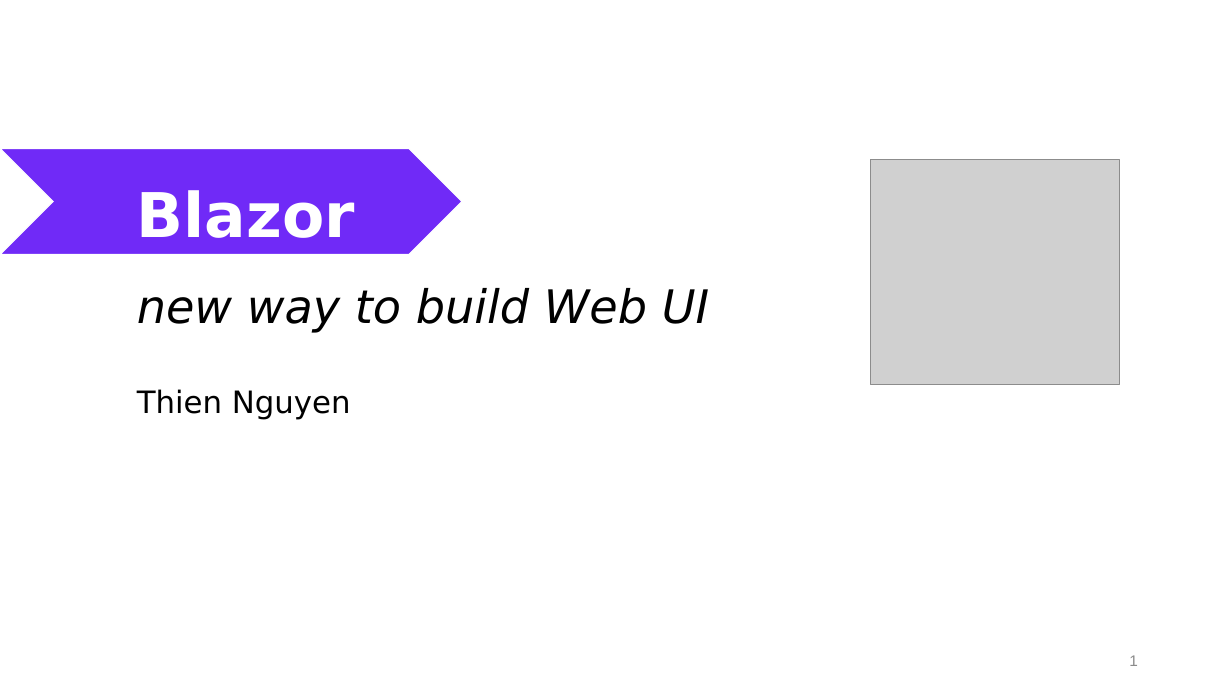
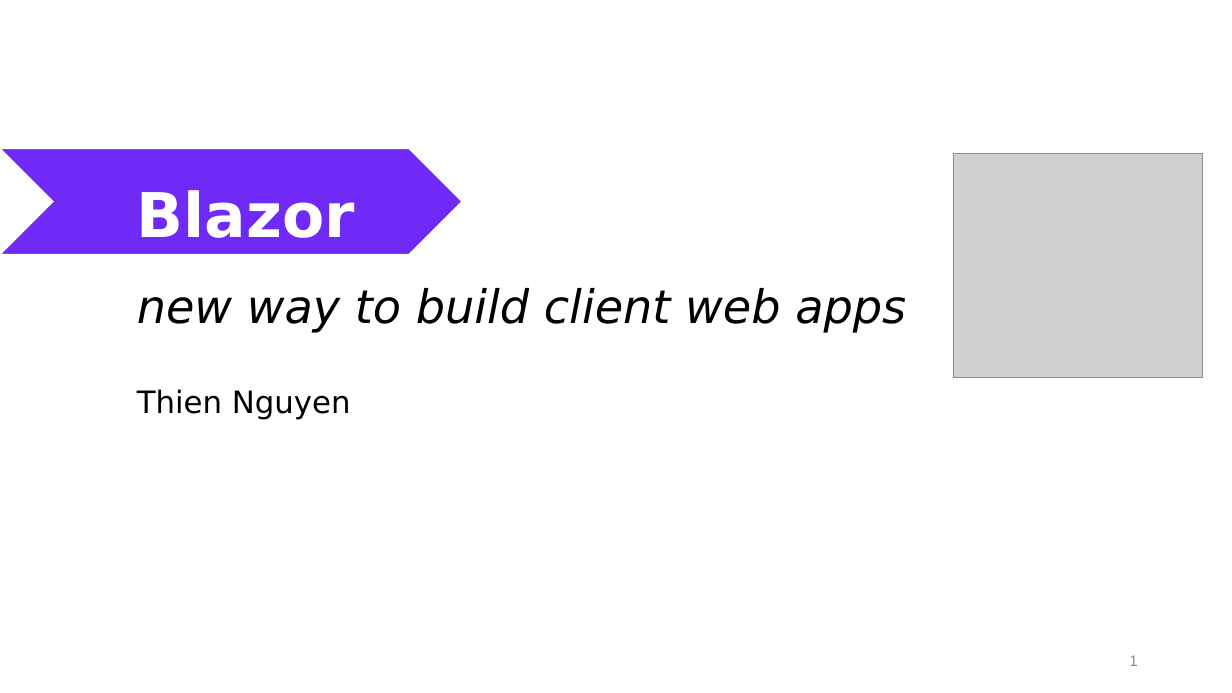
Before and after one commit to nguyenhoanthienit/blazor, a slide deck: slide 1 of Documents/seminar.pptx. Drawn at 1232x693 pixels with LibreOffice and Linux fonts; fonts in the diff are those of the drawing; grey boxes stand for pictures. Boxes give left, top, right and bottom in pixels: in the first picture for what was removed or moved away, otherwise in the second. Text is boxed around its words. In the diff, an @@ line names an element or a change of style, - is before the commit and + after.

```diff
--- a/Documents/seminar.pptx
+++ b/Documents/seminar.pptx
@@ picture: place and size @@
-picture at [871, 160, 1120, 384]
+picture at [953, 153, 1202, 378]
@@ text at [137, 288, 906, 333]: text changed @@
-new way to build Web UI
+new way to build client web apps
```
Also in this commit, not shown: 1 other slide changed, 4 slides added, 6 other files.
